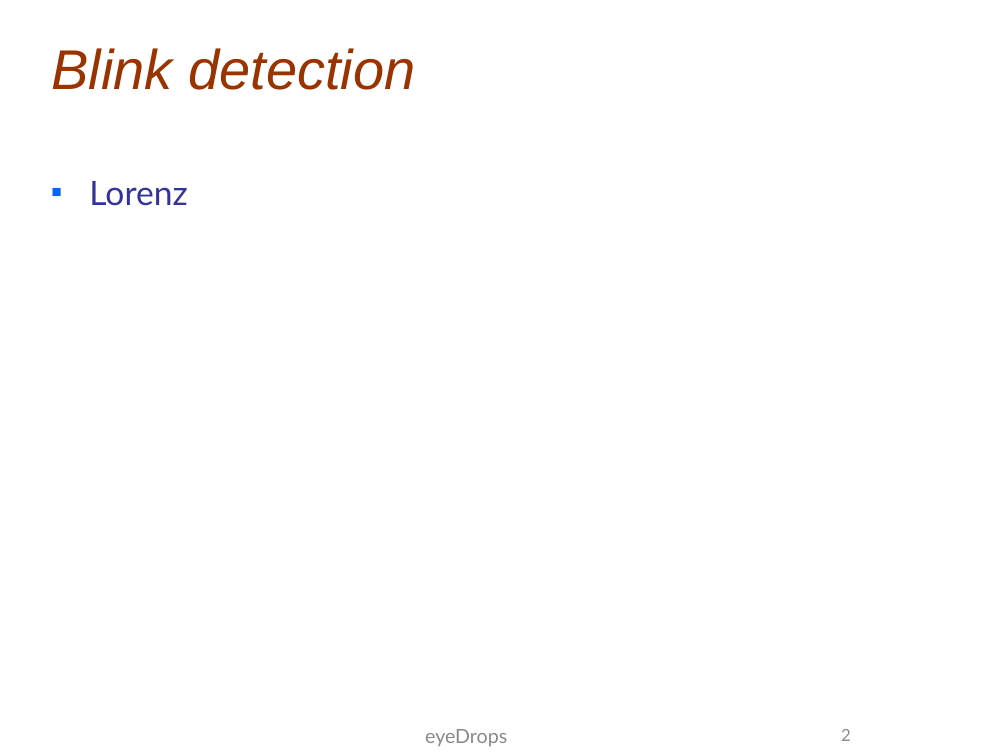
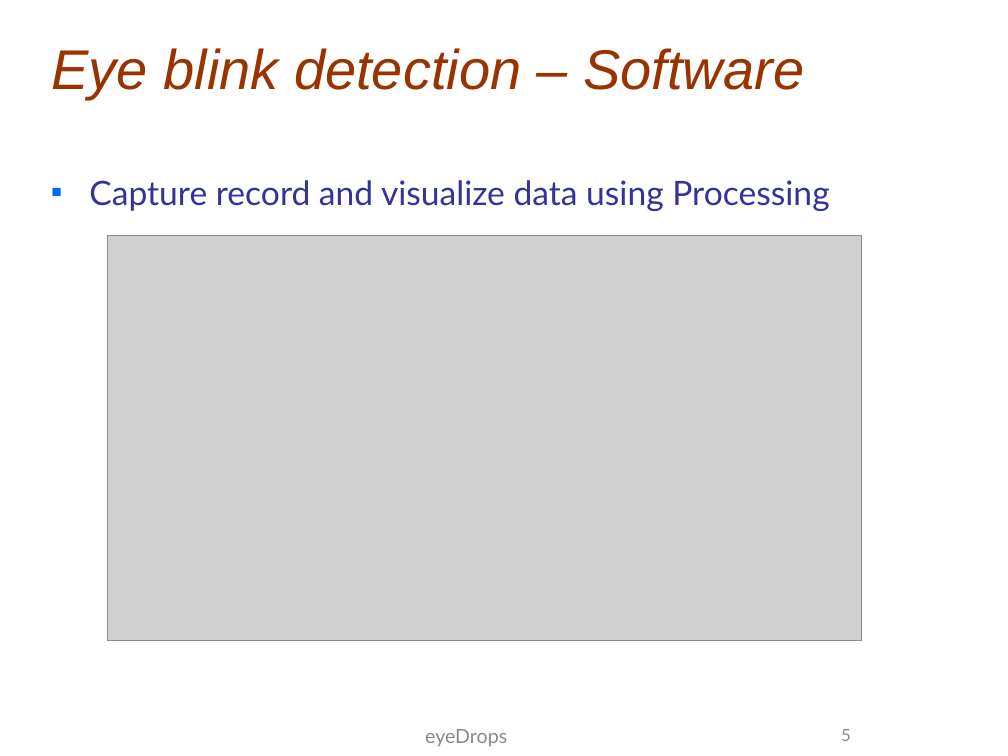
Before and after one commit to benthie/wearables-praktikum, a slide deck: slide 6 of documents/midterm presentation/Midterm Presentation.pptx (slide 3 before the commit). Drawn at 1008x756 pixels with LibreOffice and Linux fonts; fonts in the diff are those of the drawing; grey boxes stand for pictures; background and template pictures are left out. Boxes give left, top, right and bottom in pixels: in the first picture for what was removed or moved away, otherwise in the second. Text is boxed around its words. In the diff, an @@ line names an element or a change of style, - is before the commit and + after.

```diff
--- a/documents/midterm presentation/Midterm Presentation.pptx
+++ b/documents/midterm presentation/Midterm Presentation.pptx
@@ title at (52, 48, 804, 99): text changed @@
-Blink detection
+Eye blink detection – Software
@@ text at (89, 180, 829, 211): text changed @@
-■ Lorenz
+■ Capture record and visualize data using Processing
@@ picture added at (107, 235, 861, 641) @@
@@ page number at (841, 729, 851, 741): text changed @@
-2
+5
```
Also in this commit, not shown: 2 other slides changed, 7 slides added, 1 slide removed.
